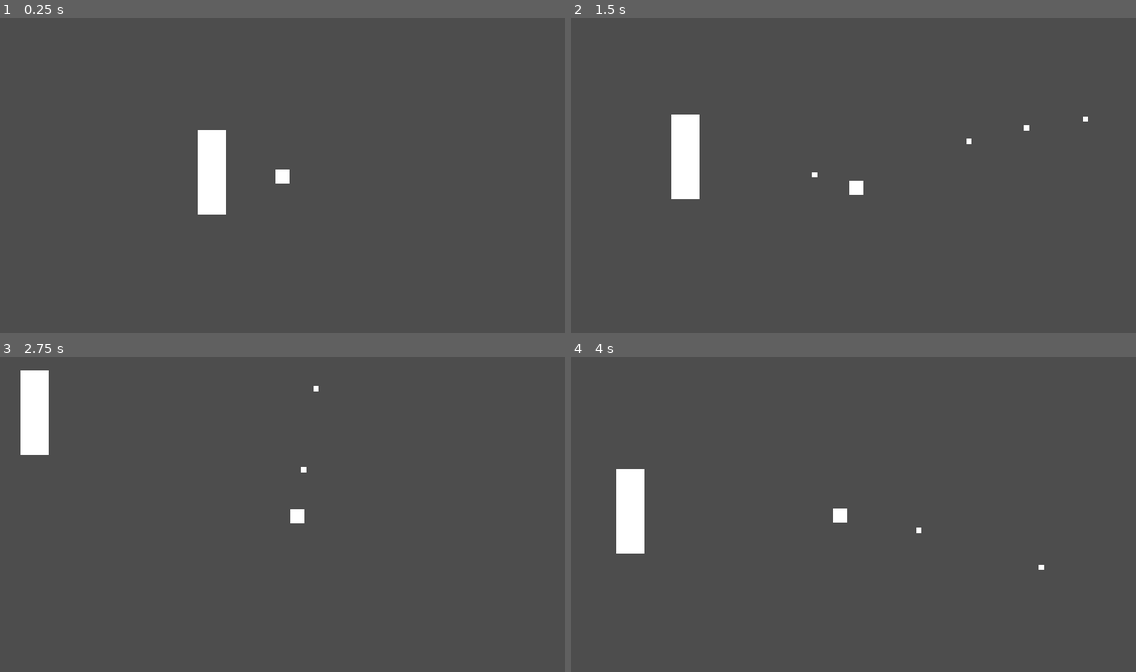
Above: before the commit, frames 1-4 (two rows, left to right).
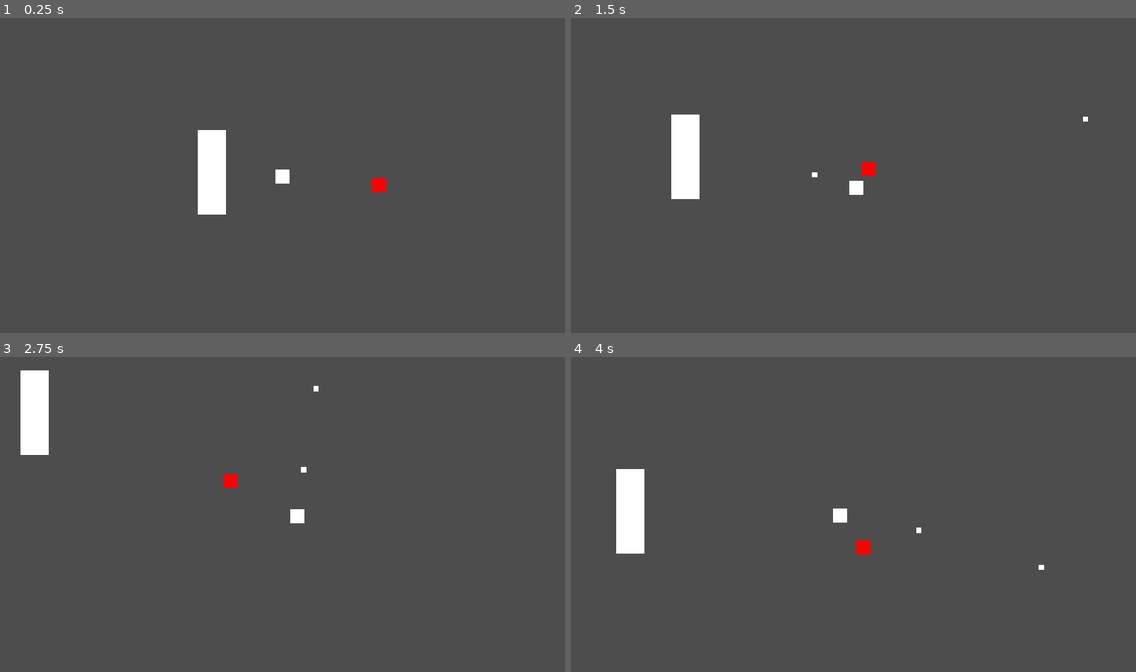
Above: after the commit, the same moments.

Repository: jonjud/survivor-arena
Game: Godot game, scene res://scenes/main.tscn
Same seed, same stepped clock (60 frames per second), same inputs: the game is played once before the commit and once after it.
Inputs (mouse positions are in pixels of both pictures, inside the frame that each line leads up to):
- Up to frame 1 (0.25 s): no input
- Up to frame 2 (1.5 s): move the mouse to (977, 159) at 0.52 s; press the mouse at (977, 159) at 0.53 s; hold D (move_right) 0.53-1.28 s; move the mouse to (740, 191) at 1.27 s; release the mouse at (740, 191) at 1.28 s; hold S (move_down) from 1.28 s (still down); click (740, 191) at 1.35 s
- Up to frame 3 (2.75 s): move the mouse to (339, 445) at 2.02 s; release S (move_down) at 2.03 s; press the mouse at (339, 445) at 2.03 s; hold D (move_right) from 2.03 s (still down)
- Up to frame 4 (4 s): move the mouse to (825, 577) at 2.77 s; release D (move_right) at 2.78 s; release the mouse at (825, 577) at 2.78 s; hold W (move_up) 2.78-3.53 s; click (825, 577) at 2.85 s; move the mouse to (1023, 561) at 3.52 s; press the mouse at (1023, 561) at 3.53 s; hold A (move_left) from 3.53 s (still down)

The runs differ from the first frame. In frame 1, 0.1% of the frame differs, in the area x 65-69%, y 50-56%; in frame 2, 0.1%, in the area x 51-82%, y 34-51%; in frame 3, 0.1%; in frame 4, 0.1%.

Commit message:
fix: add group to player in main.tscn

Diff:
--- a/scenes/enemies/enemies.tscn
+++ b/scenes/enemies/enemies.tscn
@@ -8,6 +8,8 @@
 size = Vector2(16, 16)
 
 [node name="Enemies" type="CharacterBody2D" unique_id=1902566483]
+collision_layer = 4
+collision_mask = 7
 script = ExtResource("1_ayqi8")
 
 [node name="CollisionShape2D" type="CollisionShape2D" parent="." unique_id=2105163374]
@@ -25,9 +27,11 @@
 offset_bottom = 8.0
 grow_horizontal = 2
 grow_vertical = 2
+color = Color(1, 0, 0, 1)
 
-[node name="StateMachine" type="Node" parent="." unique_id=2033876183]
+[node name="StateMachine" type="Node" parent="." unique_id=2033876183 node_paths=PackedStringArray("initial_state")]
 script = ExtResource("1_31ocp")
+initial_state = NodePath("Chase")
 
-[node name="Node" type="Node" parent="StateMachine" unique_id=248789849]
+[node name="Chase" type="Node" parent="StateMachine" unique_id=248789849]
 script = ExtResource("2_ayqi8")
--- a/scenes/main.tscn
+++ b/scenes/main.tscn
@@ -1,13 +1,14 @@
 [gd_scene format=3 uid="uid://doj1c0i357fbt"]
 
 [ext_resource type="PackedScene" uid="uid://c6qudl3bil3e2" path="res://scenes/player/player.tscn" id="1_o5qli"]
+[ext_resource type="PackedScene" uid="uid://7coaacbh1ss1" path="res://scenes/enemies/enemies.tscn" id="2_0wfyh"]
 
 [sub_resource type="RectangleShape2D" id="RectangleShape2D_htemk"]
 size = Vector2(32, 96)
 
 [node name="main" type="Node2D" unique_id=1699712520]
 
-[node name="player" parent="." unique_id=1009051723 instance=ExtResource("1_o5qli")]
+[node name="player" parent="." unique_id=1009051723 groups=["player"] instance=ExtResource("1_o5qli")]
 position = Vector2(320, 180)
 
 [node name="StaticBody2D" type="StaticBody2D" parent="." unique_id=1417818942]
@@ -30,3 +31,6 @@
 offset_bottom = 48.0
 grow_horizontal = 2
 grow_vertical = 2
+
+[node name="Enemies" parent="." unique_id=1902566483 instance=ExtResource("2_0wfyh")]
+position = Vector2(445, 191)
